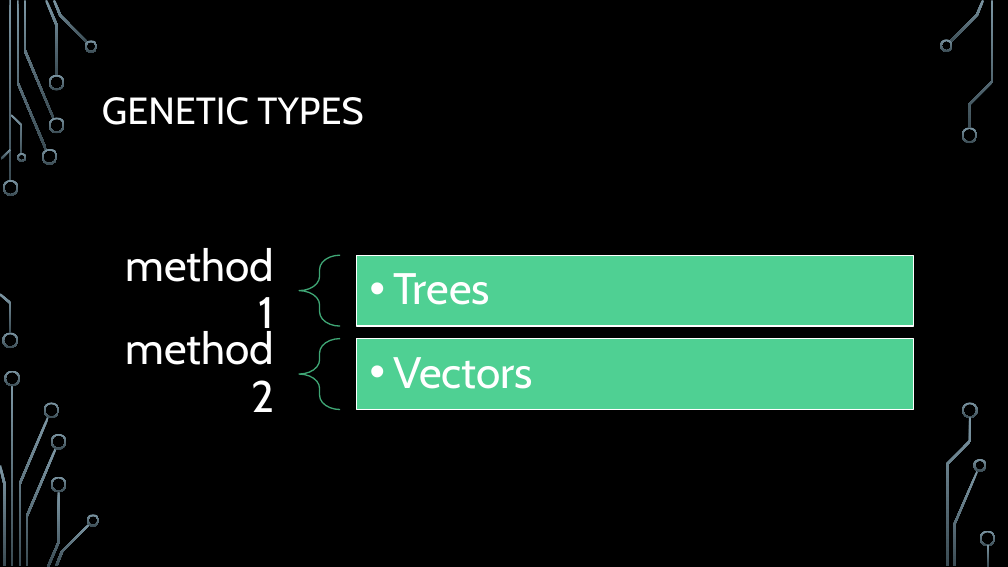
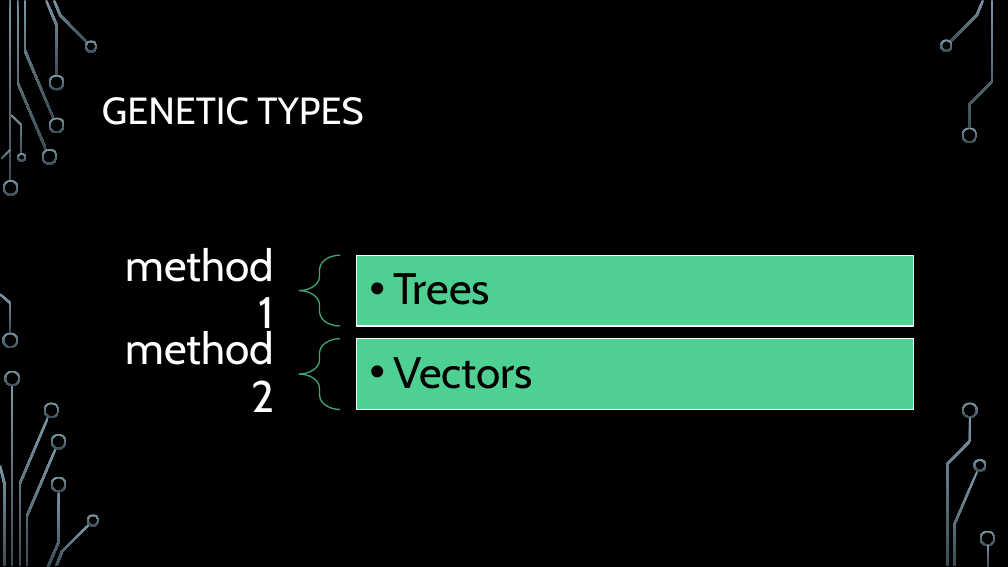
Before and after one commit to acbart/attribute-learning-system, a slide deck: slide 6 of presentation/Attribute Learning System Presentation.pptx. Drawn at 1008x567 pixels with LibreOffice and Linux fonts; fonts in the diff are those of the drawing; background and template pictures are left out. Boxes give left, top, right and bottom in pixels: in the first picture for what was removed or moved away, otherwise in the second. Text is boxed around its words. In the diff, an @@ line names an element or a change of style, - is before the commit and + after.

```diff
--- a/presentation/Attribute Learning System Presentation.pptx
+++ b/presentation/Attribute Learning System Presentation.pptx
@@ text "Trees" at (393,273,490,305): text colour #FFFFFF to #000000 @@
@@ text "Vectors" at (393,357,533,389): text colour #FFFFFF to #000000 @@
```
Also in this commit, not shown: 4 other slides changed, 10 other files.
